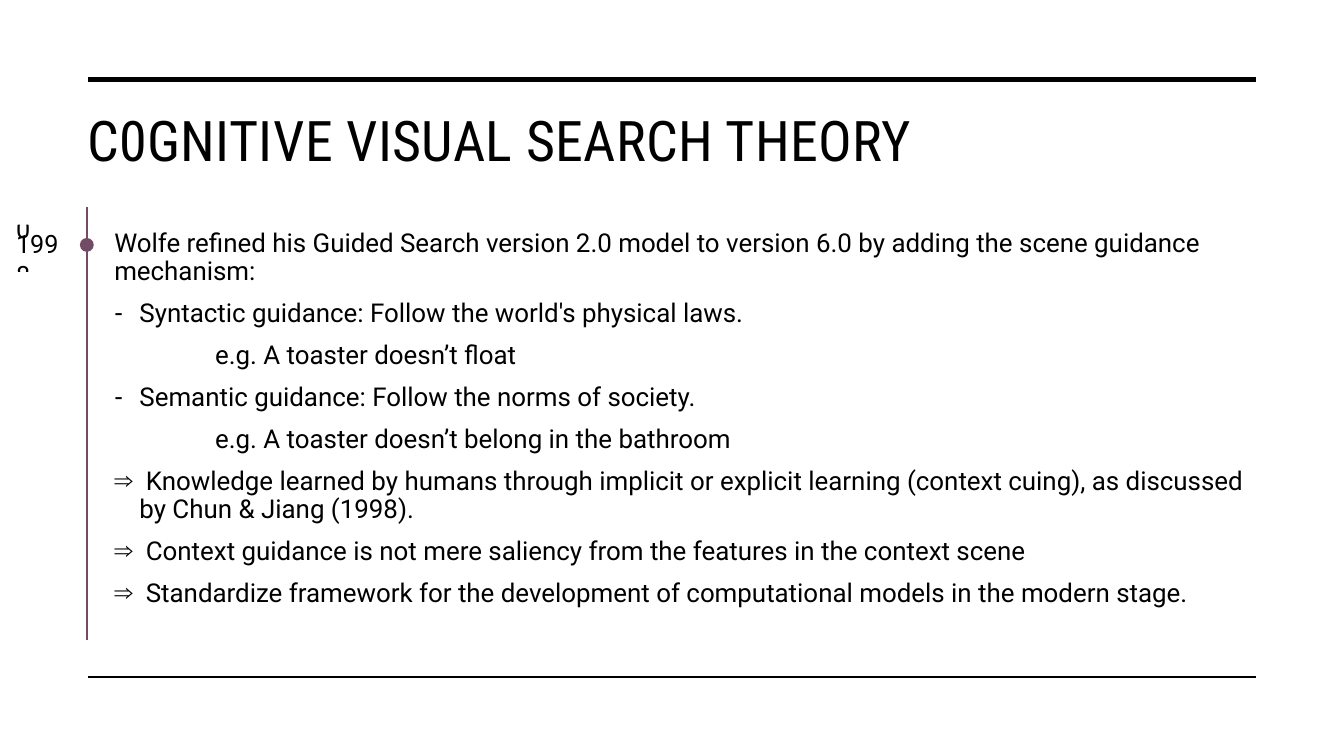
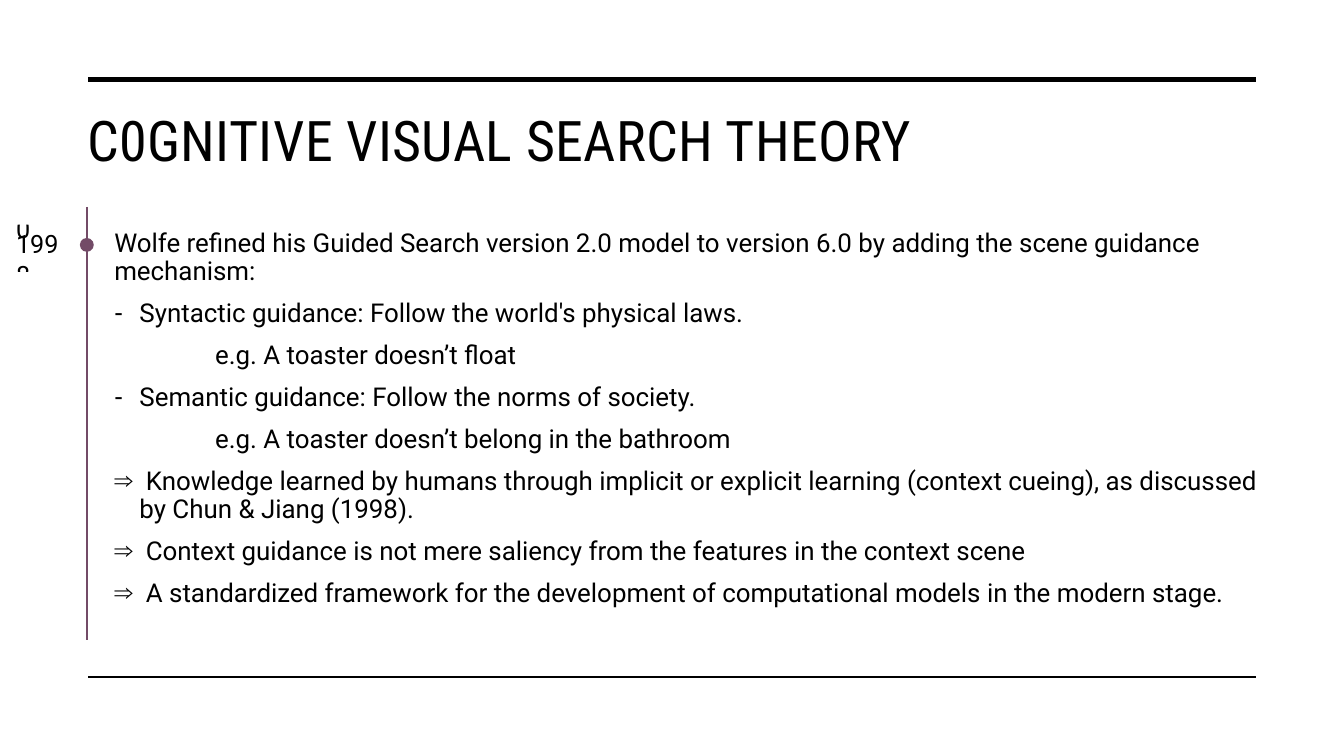
Before and after one commit to tuanisworkingonsomeprojects/TCT-visual-search, a slide deck: slide 14 of Presentation/FYP_NguyenTuan_Presentation.pptx. Drawn at 1344x756 pixels with LibreOffice and Linux fonts; fonts in the diff are those of the drawing. Boxes give left, top, right and bottom in pixels: in the first picture for what was removed or moved away, otherwise in the second. Text is boxed around its words. In the diff, an @@ line names an element or a change of style, - is before the commit and + after.

```diff
--- a/Presentation/FYP_NguyenTuan_Presentation.pptx
+++ b/Presentation/FYP_NguyenTuan_Presentation.pptx
@@ text at [139,469,1256,524]: text changed @@
-⇒ Knowledge learned by humans through implicit or explicit learning (context cuing), as discussed by Chun & Jiang (1998).
+⇒ Knowledge learned by humans through implicit or explicit learning (context cueing), as discussed by Chun & Jiang (1998).
@@ text at [146,582,1223,608]: text changed @@
-⇒ Standardize framework for the development of computational models in the modern stage.
+⇒ A standardized framework for the development of computational models in the modern stage.
```
Also in this commit, not shown: 1 other slide changed, 1 slide added, 1 slide removed.
